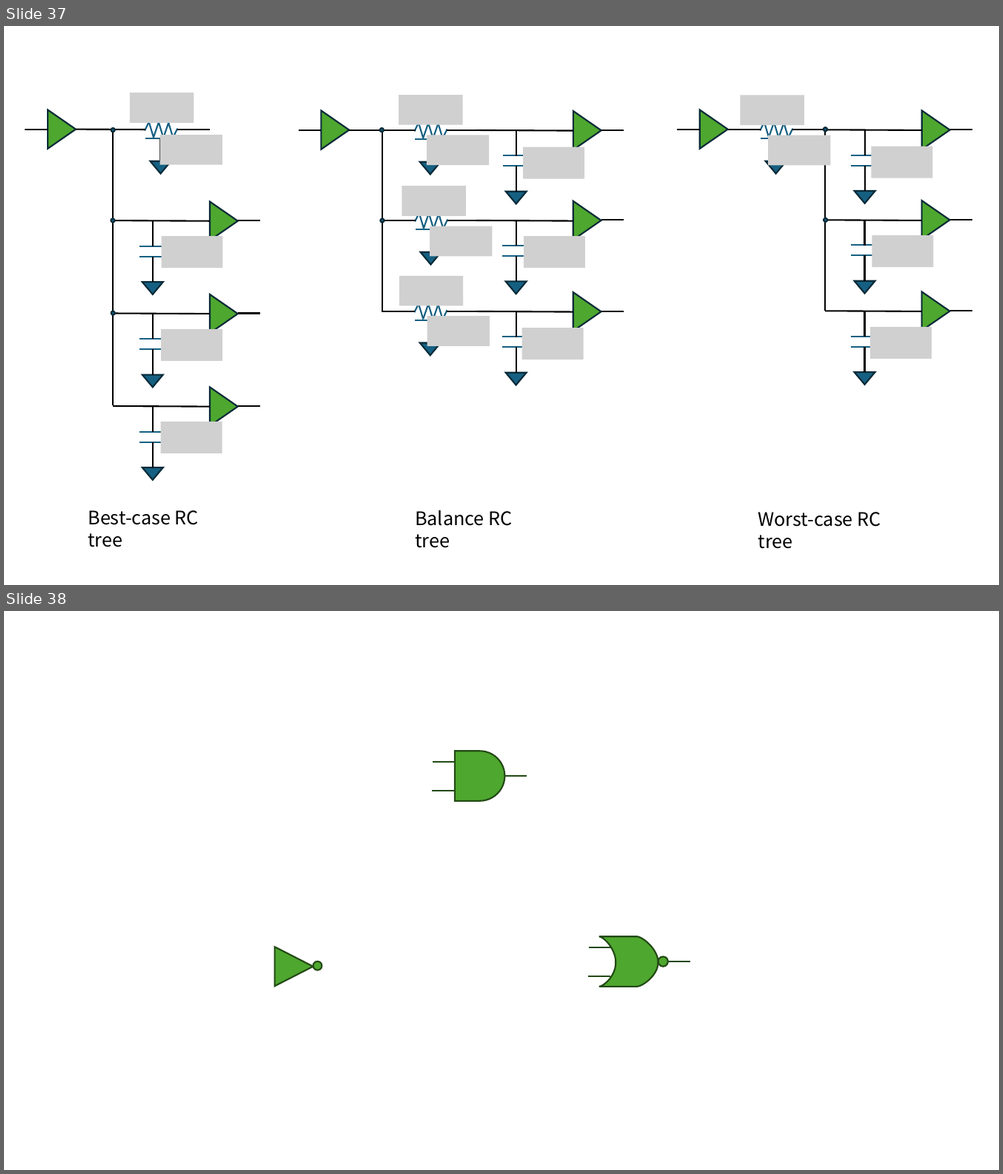
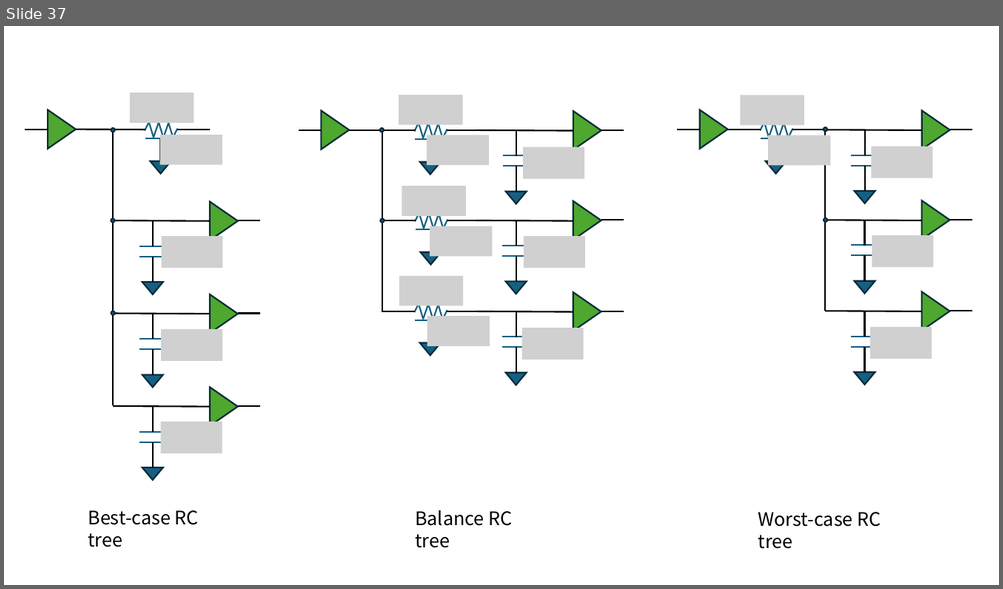
Before and after one commit to Verdvana/Verdvana.github.io, a slide deck: _posts/静态时序分析笔记/静态时序分析笔记pptx.pptx. Shown one above the other, each under a label of ours: slides 37 and 38 before the commit, slide 37 after it. The pictures are 1003x1174 and 1003x589 pixels, drawn with LibreOffice and Linux fonts; fonts in the diff are those of the drawing; grey boxes stand for pictures. Boxes give left, top, right and bottom in pixels: in the first picture for what was removed or moved away, otherwise in the second. Text is boxed around its words. In the diff, an @@ line names an element or a change of style, - is before the commit and + after.

```diff
--- a/_posts/静态时序分析笔记/静态时序分析笔记pptx.pptx
+++ b/_posts/静态时序分析笔记/静态时序分析笔记pptx.pptx
@@ slide 38 removed at [4,611,999,1170], background #FFFFFF @@
@@ group removed at [432,752,526,801]: 3 lines, 1 flow chart delay @@
@@ triangle removed at [275,947,313,986] @@
@@ ellipse removed at [313,962,322,971] @@
@@ group removed at [588,937,691,987]: 3 lines, 1 freeform shape, 1 ellipse @@
```
Also in this commit, not shown: 1 slide changed, 1 slide added, 2 other files.
